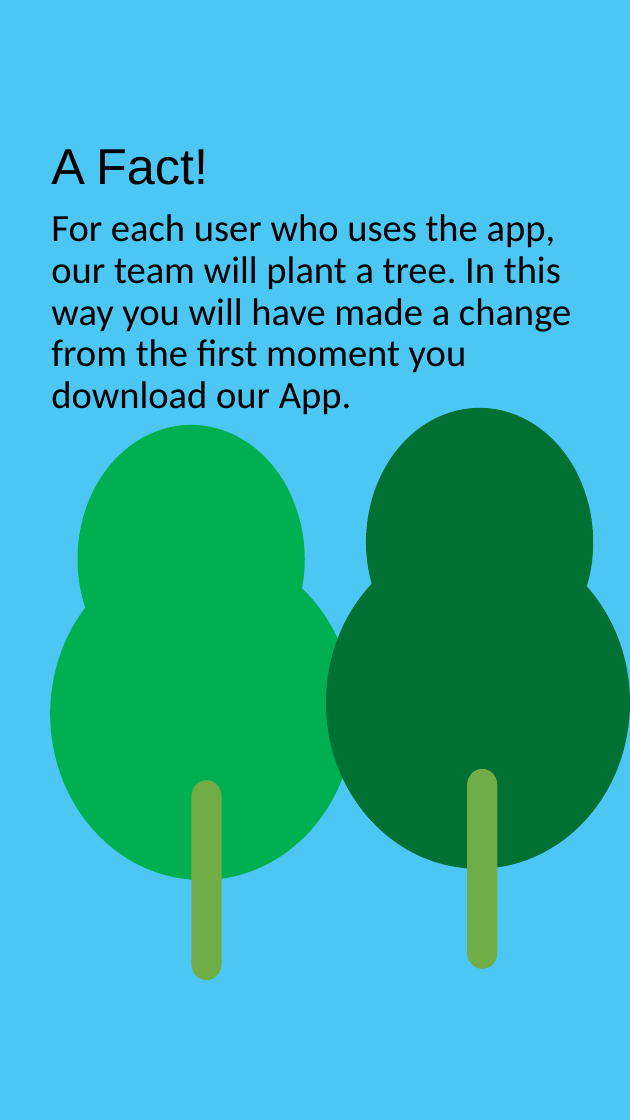
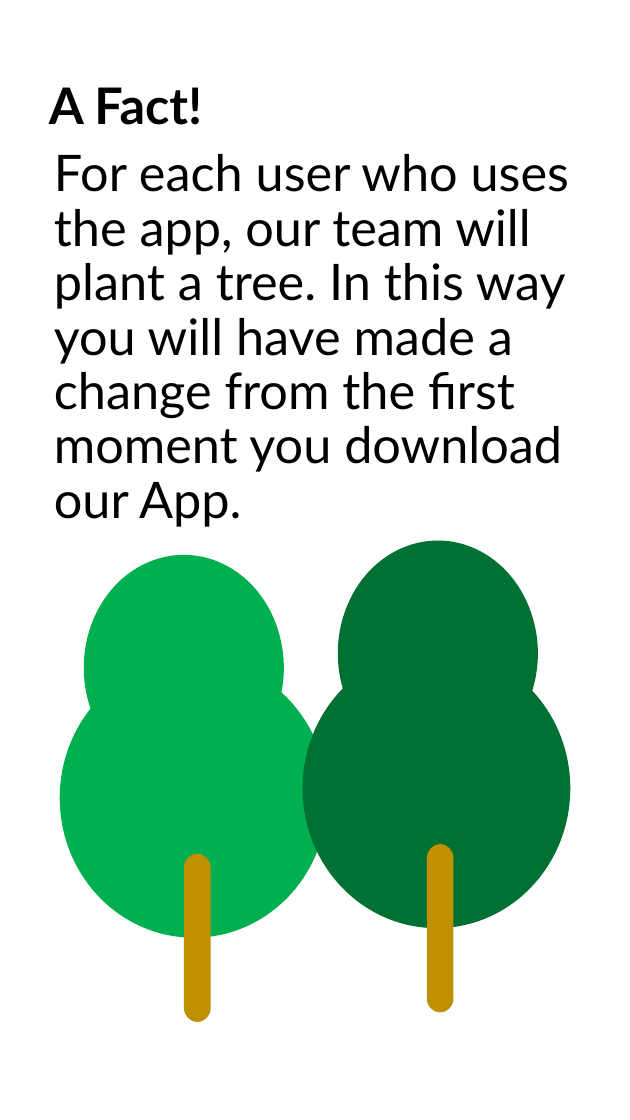
Before and after one commit to moralestomm/EkoGo, a slide deck: slide 5 of presentation.pptx. Drawn at 630x1120 pixels with LibreOffice and Linux fonts; fonts in the diff are those of the drawing. Boxes give left, top, right and bottom in pixels: in the first picture for what was removed or moved away, otherwise in the second. Text is boxed around its words. In the diff, an @@ line names an element or a change of style, - is before the commit and + after.

```diff
--- a/presentation.pptx
+++ b/presentation.pptx
@@ background #00B0F0 at 70% opacity to #FFFFFF at 70% opacity @@
@@ title "A Fact!": place and size @@
-title "A Fact!" at (51,149,208,185)
+title "A Fact!" at (49,87,202,125)
@@ title "A Fact!" at (49,87,202,125): font Arial to Lato, bold on @@
@@ text "For each user who uses ...": place and size @@
-text "For each user who uses ..." at (51,214,571,415)
+text "For each user who uses ..." at (54,154,569,527)
@@ text "For each user who uses ..." at (54,154,569,527): size 34.4 to 45 pt, font Calibri to Lato @@
@@ freeform shape: place and size @@
-freeform shape at (62,425,319,694)
+freeform shape at (70,555,297,781)
@@ freeform shape: place and size @@
-freeform shape at (351,408,608,677)
+freeform shape at (324,540,551,766)
@@ freeform shape: place and size @@
-freeform shape at (50,548,354,881)
+freeform shape at (60,658,328,938)
@@ freeform shape: place and size @@
-freeform shape at (326,536,630,870)
+freeform shape at (302,649,570,929)
@@ freeform shape: place and size @@
-freeform shape at (191,781,222,981)
+freeform shape at (184,854,211,1023)
@@ freeform shape at (184,854,211,1023): fill #70AD47 to #BF9000 @@
@@ freeform shape at (427,845,454,1013): fill #70AD47 to #BF9000 @@
@@ freeform shape: place and size @@
-freeform shape at (467,770,498,970)
+freeform shape at (427,845,454,1013)
```
Also in this commit, not shown: 5 other slides changed, 34 other files.
